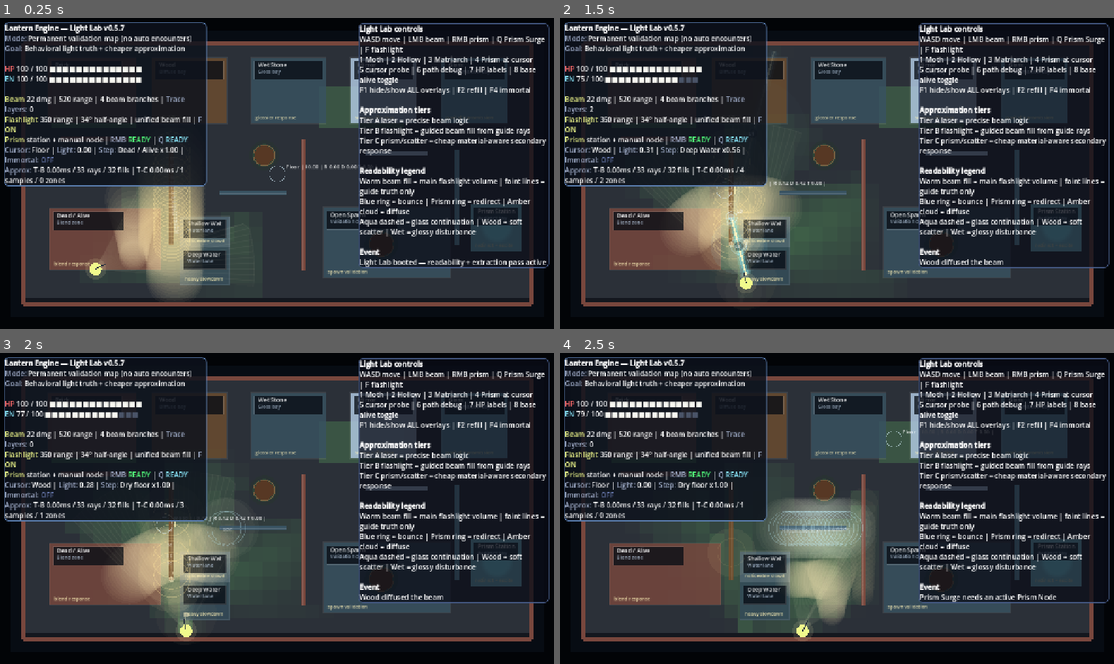
Above: before the commit, frames 1-4 (two rows, left to right).
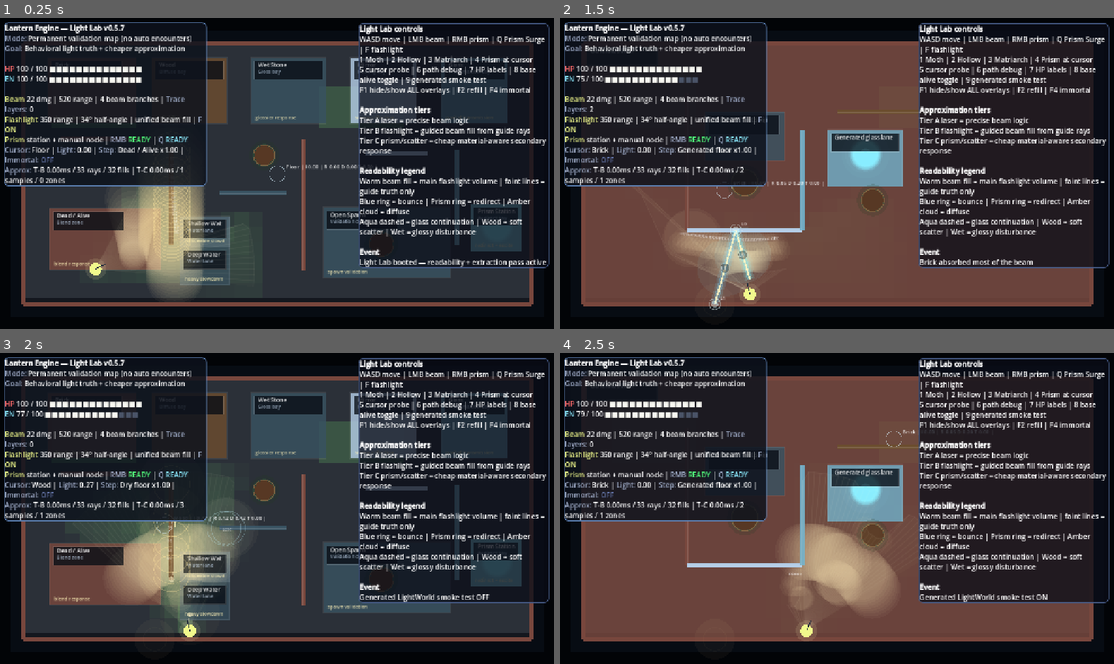
Above: after the commit, the same moments.

Repository: Nopppa/lantern-engine
Game: Godot game, scene res://scenes/main.tscn
The game is run twice, just before and just after one commit, with the same random seed, the same clock (stepped at 60 frames per second) and the same inputs.
Inputs (mouse positions are in pixels of both pictures, inside the frame that each line leads up to):
- Up to frame 1 (0.25 s): no input
- Up to frame 2 (1.5 s): tap Enter (ui_accept) at 0.5, 0.77 s; move the mouse to (958, 157) at 0.52 s; hold D (move_right) 0.53-1.28 s; tap 9 at 0.6 s; move the mouse to (726, 189) at 1.27 s; hold S (move_down) from 1.28 s (still down); click (726, 189) at 1.35 s
- Up to frame 3 (2 s): keep holding S (move_down); tap Enter (ui_accept) at 1.52 s; tap 9 at 1.55 s
- Up to frame 4 (2.5 s): move the mouse to (892, 440) at 2.02 s; release S (move_down) at 2.03 s; hold D (move_right) from 2.03 s (still down); tap Q (cast_prism_surge) at 2.1 s; tap 9 at 2.3 s

The runs differ from the first frame. In frame 1, 0.2% of the frame differs, in the area x 72-88%, y 19-22%; in frame 2, 39%, in the area x 4-96%, y 8-94%; in frame 3, 2.0%; in frame 4, 38%.

Commit message:
refactor: exercise generated world seam in Light Lab

Diff:
--- a/scripts/gameplay/boss_controller.gd
+++ b/scripts/gameplay/boss_controller.gd
@@ -72,8 +72,8 @@
 	else:
 		var radius := float(enemy.get("radius", 28.0)) + 5.0
 		var motion := dir * float(enemy["speed"]) * (0.62 if in_honest_light else 1.0) * delta
-		var segments: Array = run.get("surface_segments") if run.get("surface_segments") != null else []
-		var next_pos := LightLabCollision.resolve_circle_motion(enemy["node"].position, radius, motion, segments)
+		var collision_space: Dictionary = run._collision_space() if run.has_method("_collision_space") else {"segments": run.get("surface_segments") if run.get("surface_segments") != null else [], "circles": run.get("tree_trunks") if run.get("tree_trunks") != null else []}
+		var next_pos := LightLabCollision.resolve_circle_motion_in_space(enemy["node"].position, radius, motion, collision_space)
 		enemy["node"].position = next_pos.clamp(run.ARENA_RECT.position + Vector2(radius, radius), run.ARENA_RECT.end - Vector2(radius, radius))
 		var projectile_cooldown: float = float(enemy.get("projectile_cooldown", 0.0)) - delta
 		var special_cooldown: float = float(enemy.get("special_cooldown", 0.0)) - delta
@@ -178,9 +178,9 @@
 	if bool(light_state.get("honest", false)):
 		target = enemy["node"].position + (run.player_pos - enemy["node"].position).normalized() * float(profile.get("range", 220.0)) * 0.42
 		target = target.clamp(run.ARENA_RECT.position + Vector2(32, 32), run.ARENA_RECT.end - Vector2(32, 32))
-	var segments: Array = run.get("surface_segments") if run.get("surface_segments") != null else []
-	if not segments.is_empty():
-		target = LightLabCollision.resolve_circle_motion(target, float(enemy.get("radius", 28.0)) + 6.0, Vector2.ZERO, segments)
+	var collision_space: Dictionary = run._collision_space() if run.has_method("_collision_space") else {"segments": run.get("surface_segments") if run.get("surface_segments") != null else [], "circles": run.get("tree_trunks") if run.get("tree_trunks") != null else []}
+	if not collision_space.get("segments", []).is_empty() or not collision_space.get("circles", []).is_empty():
+		target = LightLabCollision.resolve_circle_motion_in_space(target, float(enemy.get("radius", 28.0)) + 6.0, Vector2.ZERO, collision_space)
 	enemy["special_target"] = target
 	run.last_event = "Hollow Matriarch compresses for Veil Pounce"
 
@@ -209,9 +209,9 @@
 	var remaining: float = max(float(enemy.get("special_timer", 0.0)) - delta, 0.0)
 	var progress := 1.0 - remaining / total_time
 	var desired := Vector2(enemy.get("special_start", enemy["node"].position)).lerp(Vector2(enemy.get("special_target", enemy["node"].position)), progress)
-	var segments: Array = run.get("surface_segments") if run.get("surface_segments") != null else []
-	if not segments.is_empty():
-		desired = LightLabCollision.resolve_circle_motion(desired, float(enemy.get("radius", 28.0)) + 6.0, Vector2.ZERO, segments)
+	var collision_space: Dictionary = run._collision_space() if run.has_method("_collision_space") else {"segments": run.get("surface_segments") if run.get("surface_segments") != null else [], "circles": run.get("tree_trunks") if run.get("tree_trunks") != null else []}
+	if not collision_space.get("segments", []).is_empty() or not collision_space.get("circles", []).is_empty():
+		desired = LightLabCollision.resolve_circle_motion_in_space(desired, float(enemy.get("radius", 28.0)) + 6.0, Vector2.ZERO, collision_space)
 	enemy["node"].position = desired
 	enemy["special_timer"] = remaining
 	if remaining > 0.0:
--- a/scripts/gameplay/enemy_controller.gd
+++ b/scripts/gameplay/enemy_controller.gd
@@ -68,23 +68,23 @@
 
 static func _resolve_motion(run: RunScene, enemy: Dictionary, motion: Vector2) -> void:
 	var radius := float(enemy.get("radius", 16.0)) + 4.0
-	var segments: Array = run.get("surface_segments") if run.get("surface_segments") != null else []
-	var circles: Array = run.get("tree_trunks") if run.get("tree_trunks") != null else []
-	var next_pos := LightLabCollision.resolve_circle_motion(enemy["node"].position, radius, motion, segments, circles)
+	var collision_space: Dictionary = run._collision_space() if run.has_method("_collision_space") else {"segments": run.get("surface_segments") if run.get("surface_segments") != null else [], "circles": run.get("tree_trunks") if run.get("tree_trunks") != null else []}
+	var next_pos := LightLabCollision.resolve_circle_motion_in_space(enemy["node"].position, radius, motion, collision_space)
 	next_pos = next_pos.clamp(run.ARENA_RECT.position + Vector2(radius, radius), run.ARENA_RECT.end - Vector2(radius, radius))
 	enemy["node"].position = next_pos
 
 static func _find_clear_position(run: RunScene, desired: Vector2, radius: float) -> Vector2:
 	var clamped := desired.clamp(run.ARENA_RECT.position + Vector2(radius, radius), run.ARENA_RECT.end - Vector2(radius, radius))
-	var segments: Array = run.get("surface_segments") if run.get("surface_segments") != null else []
-	var circles: Array = run.get("tree_trunks") if run.get("tree_trunks") != null else []
-	if segments.is_empty() or not LightLabCollision.is_circle_blocked(clamped, radius + 4.0, segments, circles):
+	var collision_space: Dictionary = run._collision_space() if run.has_method("_collision_space") else {"segments": run.get("surface_segments") if run.get("surface_segments") != null else [], "circles": run.get("tree_trunks") if run.get("tree_trunks") != null else []}
+	if collision_space.get("segments", []).is_empty() and collision_space.get("circles", []).is_empty():
+		return clamped
+	if not LightLabCollision.is_circle_blocked_in_space(clamped, radius + 4.0, collision_space):
 		return clamped
 	for ring in range(1, 5):
 		for step in range(12):
 			var probe := clamped + Vector2.RIGHT.rotated(TAU * float(step) / 12.0) * 18.0 * float(ring)
 			probe = probe.clamp(run.ARENA_RECT.position + Vector2(radius, radius), run.ARENA_RECT.end - Vector2(radius, radius))
-			if not LightLabCollision.is_circle_blocked(probe, radius + 4.0, segments, circles):
+			if not LightLabCollision.is_circle_blocked_in_space(probe, radius + 4.0, collision_space):
 				return probe
 	return clamped
 
--- a/scripts/gameplay/light_lab_navigation.gd
+++ b/scripts/gameplay/light_lab_navigation.gd
@@ -4,9 +4,8 @@
 const LightLabCollision = preload("res://scripts/gameplay/light_lab_collision.gd")
 
 static func next_waypoint(run, start: Vector2, goal: Vector2, radius: float) -> Vector2:
-	var segments: Array = run.get("surface_segments") if run.get("surface_segments") != null else []
-	var circles: Array = run.get("tree_trunks") if run.get("tree_trunks") != null else []
-	if _line_walkable(start, goal, radius, segments, circles):
+	var collision_space: Dictionary = run._collision_space() if run.has_method("_collision_space") else {"segments": run.get("surface_segments") if run.get("surface_segments") != null else [], "circles": run.get("tree_trunks") if run.get("tree_trunks") != null else []}
+	if _line_walkable(start, goal, radius, collision_space):
 		return goal
 	var cell_size := 48.0
 	var start_cell := _to_cell(start, run.ARENA_RECT, cell_size)
@@ -36,7 +35,7 @@
 			best = current
 			break
 		for neighbor in _neighbors(current):
-			if not _cell_walkable(run, neighbor, radius, cell_size, segments, circles):
+			if not _cell_walkable(run, neighbor, radius, cell_size, collision_space):
 				continue
 			var tentative_g: float = float(g_score.get(_key(current), 999999.0)) + current.distance_to(neighbor)
 			if tentative_g >= float(g_score.get(_key(neighbor), 999999.0)):
@@ -58,22 +57,22 @@
 	var next_point: Vector2 = _cell_center(next_cell, run.ARENA_RECT, cell_size)
 	return next_point.clamp(run.ARENA_RECT.position + Vector2(radius, radius), run.ARENA_RECT.end - Vector2(radius, radius))
 
-static func _line_walkable(a: Vector2, b: Vector2, radius: float, segments: Array, circles: Array) -> bool:
+static func _line_walkable(a: Vector2, b: Vector2, radius: float, collision_space: Dictionary) -> bool:
 	var distance: float = a.distance_to(b)
 	var steps: int = max(2, int(distance / 18.0))
 	for i in range(steps + 1):
 		var point: Vector2 = a.lerp(b, float(i) / float(steps))
-		if LightLabCollision.is_circle_blocked(point, radius, segments, circles):
+		if LightLabCollision.is_circle_blocked_in_space(point, radius, collision_space):
 			return false
 	return true
 
-static func _cell_walkable(run, cell: Vector2i, radius: float, cell_size: float, segments: Array, circles: Array) -> bool:
+static func _cell_walkable(run, cell: Vector2i, radius: float, cell_size: float, collision_space: Dictionary) -> bool:
 	var cols := int(ceil(run.ARENA_RECT.size.x / cell_size))
 	var rows := int(ceil(run.ARENA_RECT.size.y / cell_size))
 	if cell.x < 0 or cell.y < 0 or cell.x >= cols or cell.y >= rows:
 		return false
 	var center := _cell_center(cell, run.ARENA_RECT, cell_size)
-	return not LightLabCollision.is_circle_blocked(center, radius, segments, circles)
+	return not LightLabCollision.is_circle_blocked_in_space(center, radius, collision_space)
 
 static func _neighbors(cell: Vector2i) -> Array:
 	return [
--- a/scripts/gameplay/light_world_builder.gd
+++ b/scripts/gameplay/light_world_builder.gd
@@ -69,6 +69,41 @@
 		"note": "Procedural maps should emit the same occluder/material/entity boundary."
 	})
 
+static func build_light_lab_smoke_test(arena_rect: Rect2) -> LightWorld:
+	var segments: Array = _arena_boundary_segments(arena_rect)
+	segments.append_array([
+		{"a": Vector2(300, 176), "b": Vector2(300, 488), "normal": Vector2.LEFT, "material_id": "brick"},
+		{"a": Vector2(300, 488), "b": Vector2(560, 488), "normal": Vector2.UP, "material_id": "mirror"},
+		{"a": Vector2(560, 488), "b": Vector2(560, 260), "normal": Vector2.RIGHT, "material_id": "glass"},
+		{"a": Vector2(640, 220), "b": Vector2(860, 220), "normal": Vector2.DOWN, "material_id": "wood"}
+	])
+	var patches: Array = [
+		_normalized_patch(Rect2(arena_rect.position, arena_rect.size), "brick", "Generated floor"),
+		_normalized_patch(Rect2(Vector2(340, 220), Vector2(180, 110)), "wet", "Generated wet strip"),
+		_normalized_patch(Rect2(Vector2(618, 260), Vector2(170, 128)), "glass", "Generated glass lane")
+	]
+	var entities: Array = [
+		{"kind": "tree_trunk", "pos": Vector2(430, 380), "radius": 28.0, "material_id": "tree", "material_spec": LightTypes.light_material_spec("tree", {"label": "Tree Trunk"})},
+		{"kind": "tree_trunk", "pos": Vector2(720, 420), "radius": 24.0, "material_id": "tree", "material_spec": LightTypes.light_material_spec("tree", {"label": "Tree Trunk"})},
+		{"kind": "prism_station", "pos": Vector2(704, 316), "radius": 18.0, "material_id": "prism"}
+	]
+	return LightWorld.new(segments, patches, entities, {
+		"world_type": "generated_smoke_test",
+		"arena_rect": arena_rect,
+		"ready_for_randomgen": true,
+		"smoke_test": true,
+		"adapter": "light_world_builder.build_light_lab_smoke_test"
+	})
+
+static func _normalized_patch(rect: Rect2, material_id: String, label: String) -> Dictionary:
+	return {
+		"rect": rect,
+		"material_id": material_id,
+		"label": label,
+		"title": label,
+		"material_spec": LightTypes.light_material_spec(material_id, LightMaterials.get_definition(material_id))
+	}
+
 static func _arena_boundary_segments(rect: Rect2) -> Array:
 	return [
 		{"a": rect.position, "b": Vector2(rect.end.x, rect.position.y), "normal": Vector2.DOWN, "material_id": "brick"},
--- a/scripts/light_lab_scene.gd
+++ b/scripts/light_lab_scene.gd
@@ -54,6 +54,7 @@
 var movement_surface_probe := {}
 var spawn_validation_enabled := true
 var generated_light_world_override = null
+var generated_smoke_test_enabled := false
 
 func _ready() -> void:
 	randomize()
@@ -111,6 +112,8 @@
 				base_alive_flip = !base_alive_flip
 				_build_light_lab()
 				last_event = "Dead/alive base zones toggled"
+			KEY_9:
+				_toggle_generated_smoke_test()
 
 func _process(delta: float) -> void:
 	if Input.is_action_just_pressed("quick_refill"):
@@ -322,6 +325,17 @@
 func _clear_generated_light_world_override() -> void:
 	generated_light_world_override = null
 
+func _toggle_generated_smoke_test() -> void:
+	generated_smoke_test_enabled = !generated_smoke_test_enabled
+	if generated_smoke_test_enabled:
+		_inject_generated_light_world(LightWorldBuilder.build_light_lab_smoke_test(ARENA_RECT))
+		last_event = "Generated LightWorld smoke test ON"
+	else:
+		_clear_generated_light_world_override()
+		last_event = "Generated LightWorld smoke test OFF"
+	_build_light_lab()
+	approx_refresh_timer = 999.0
+
 func _find_valid_spawn(target: Vector2, radius: float) -> Vector2:
 	var candidate := target
 	for ring in range(5):
@@ -498,7 +512,7 @@
 	var secondary_perf: Dictionary = perf_snapshot.get("secondary", {})
 	var flash_perf: Dictionary = perf_snapshot.get("flashlight", {})
 	hud_label.text = "[b]Lantern Engine — %s[/b]\n[color=#a4b1cd]Mode:[/color] Permanent validation map (no auto encounter …(1325 unchanged characters)…
-	status_label.text = "[b]Light Lab controls[/b]\nWASD move | …(132 unchanged characters)… ebug | 7 HP labels | 8 base alive toggle\nF1 hide/show ALL overlays | F2 refill  …(484 unchanged characters)…
+	status_label.text = "[b]Light Lab controls[/b]\nWASD move | …(132 unchanged characters)… ebug | 7 HP labels | 8 base alive toggle | 9 generated smoke test\nF1 hide/show ALL overlays | F2 refill  …(484 unchanged characters)…
 
 func _flashlight_source_spec() -> Dictionary:
 	return LightTypes.light_source_spec("flashlight", player_pos, facing, 1.0, flashlight_range, {
Not shown, changed: docs/roadmap/current-state.md
